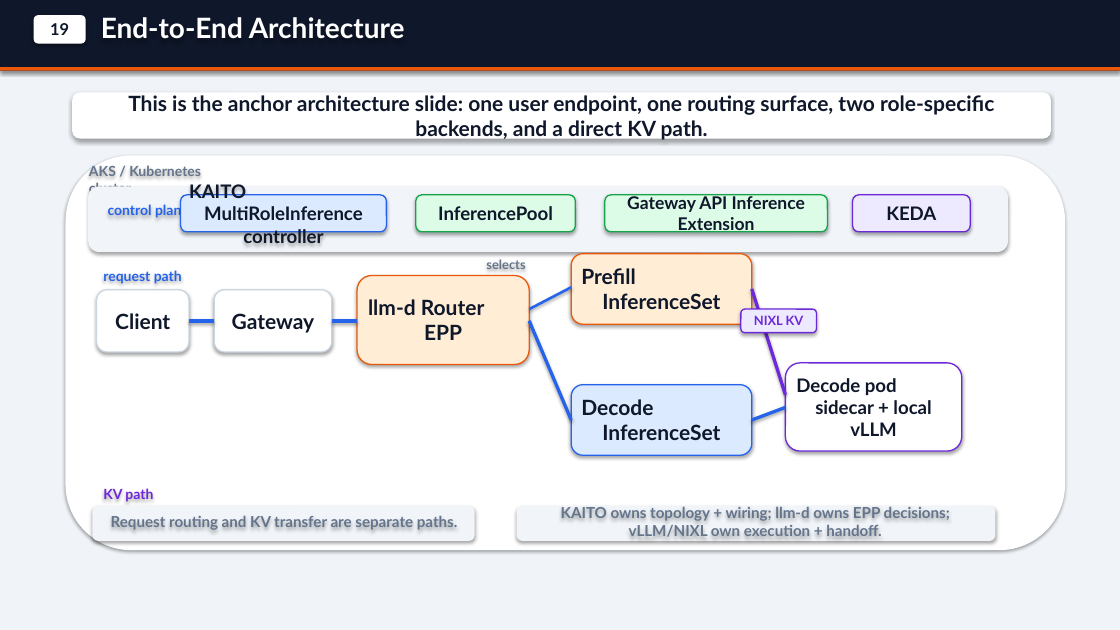
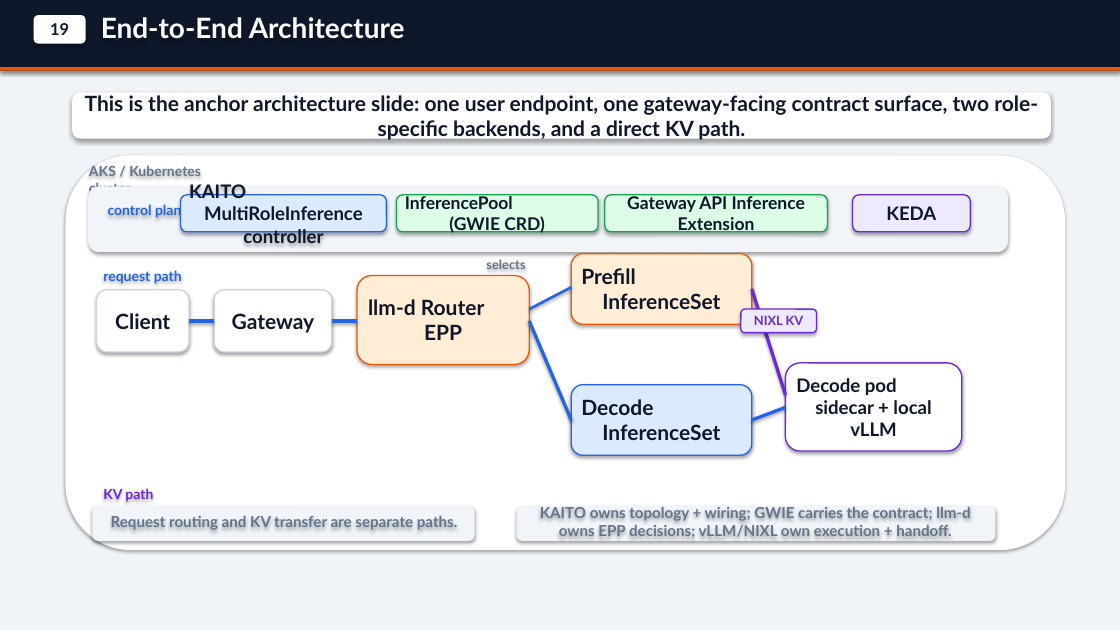
Before and after one commit to andyzhangx/demo, a slide deck: slide 3 of llm/kaito-llm-d-pd-slides.pptx. Drawn at 1120x630 pixels with LibreOffice and Linux fonts; fonts in the diff are those of the drawing. Boxes give left, top, right and bottom in pixels: in the first picture for what was removed or moved away, otherwise in the second. Text is boxed around its words. In the diff, an @@ line names an element or a change of style, - is before the commit and + after.

Commit message:
docs: clarify gwie vs llm-d routing roles

```diff
--- a/llm/kaito-llm-d-pd-slides.pptx
+++ b/llm/kaito-llm-d-pd-slides.pptx
@@ text in rounded rectangle at [85, 95, 1038, 141]: text changed @@
-This is the anchor architecture slide: one user endpoint, one routing surface, two role-specific backends, and a direct KV path.
+This is the anchor architecture slide: one user endpoint, one gateway-facing contract surface, two role-specific backends, and a direct KV path.
@@ rounded rectangle "InferencePool (GWIE CRD)": place and size @@
-rounded rectangle "InferencePool (GWIE CRD)" at [416, 195, 576, 232]
+rounded rectangle "InferencePool (GWIE CRD)" at [397, 195, 598, 232]
@@ text in rounded rectangle at [405, 195, 545, 233]: text changed; size 16 to 15 pt @@
-InferencePool
+InferencePool
+(GWIE CRD)
@@ text at [540, 505, 970, 538]: text changed @@
-KAITO owns topology + wiring; llm-d owns EPP decisions; vLLM/NIXL own execution + handoff.
+KAITO owns topology + wiring; GWIE carries the contract; llm-d owns EPP decisions; vLLM/NIXL own execution + handoff.
```
Also in this commit, not shown: 3 other slides changed, 3 other files.
